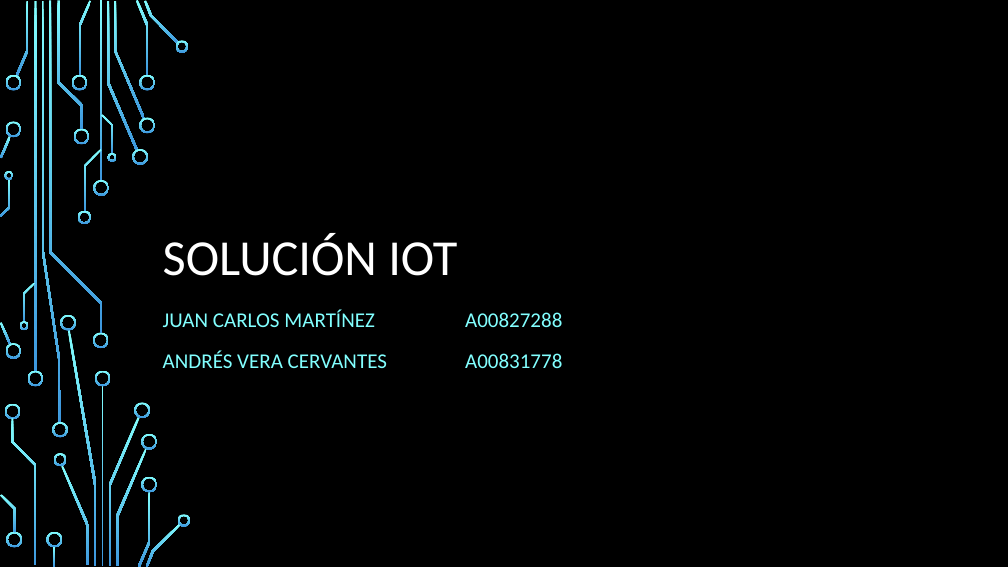
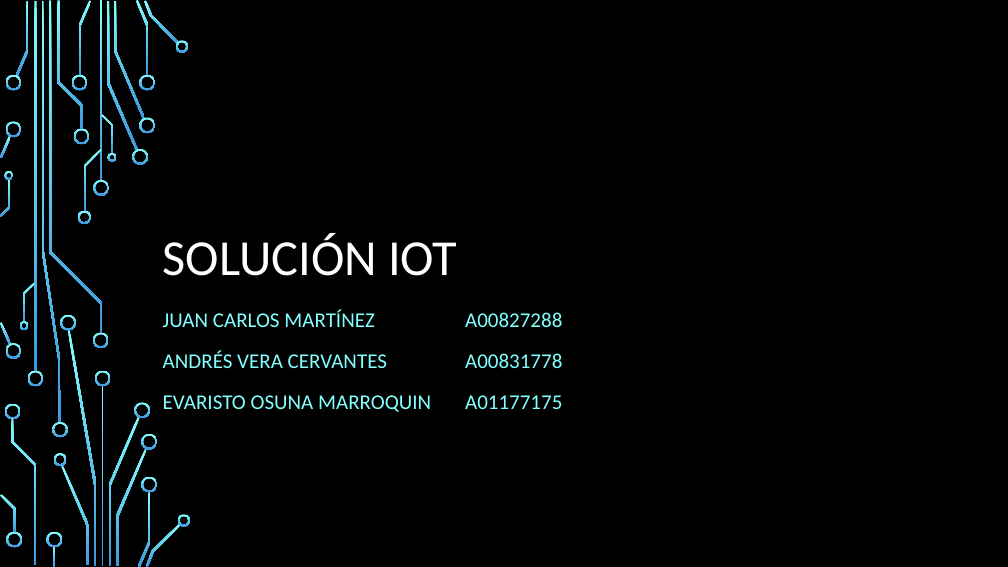
Before and after one commit to evaristo11/problema-luz, a slide deck: slide 1 of Presentacion proyecto.pptx. Drawn at 1008x567 pixels with LibreOffice and Linux fonts; fonts in the diff are those of the drawing; background and template pictures are left out. Boxes give left, top, right and bottom in pixels: in the first picture for what was removed or moved away, otherwise in the second. Text is boxed around its words. In the diff, an @@ line names an element or a change of style, - is before the commit and + after.

Commit message:
final

```diff
--- a/Presentacion proyecto.pptx
+++ b/Presentacion proyecto.pptx
@@ subtitle at (x1=163, y1=395, x2=562, y2=412): paragraph added @@
+EVARISTO OSUNA MARROQUIN A01177175
```
